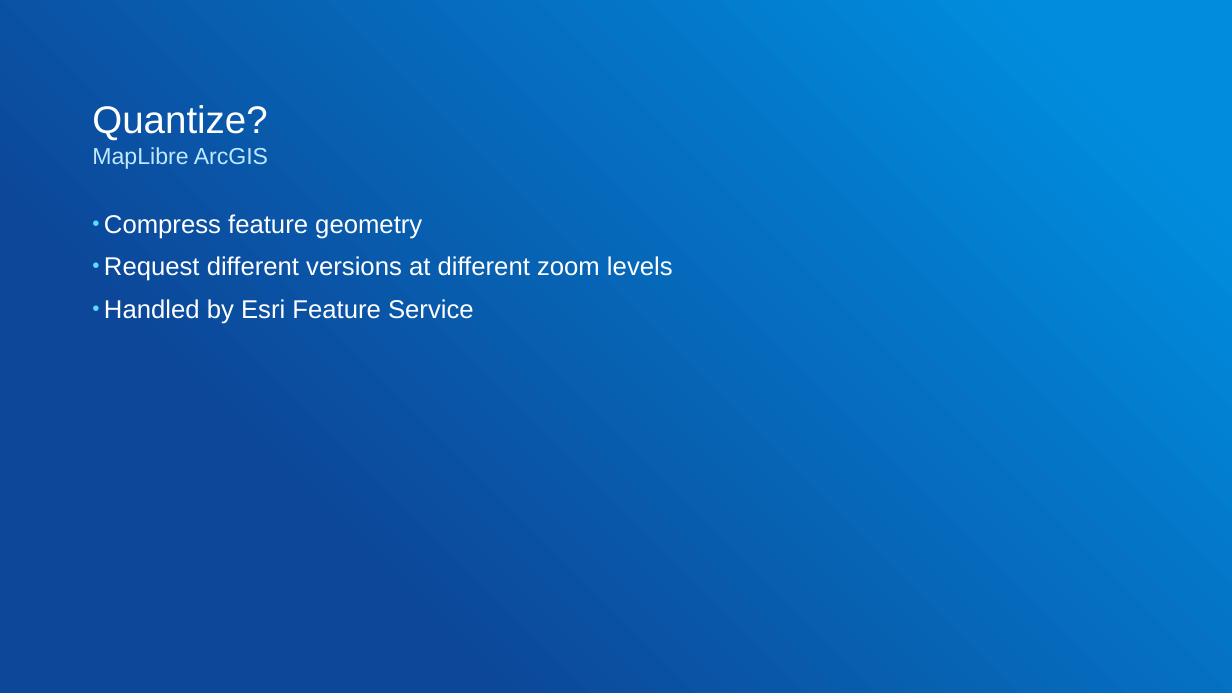
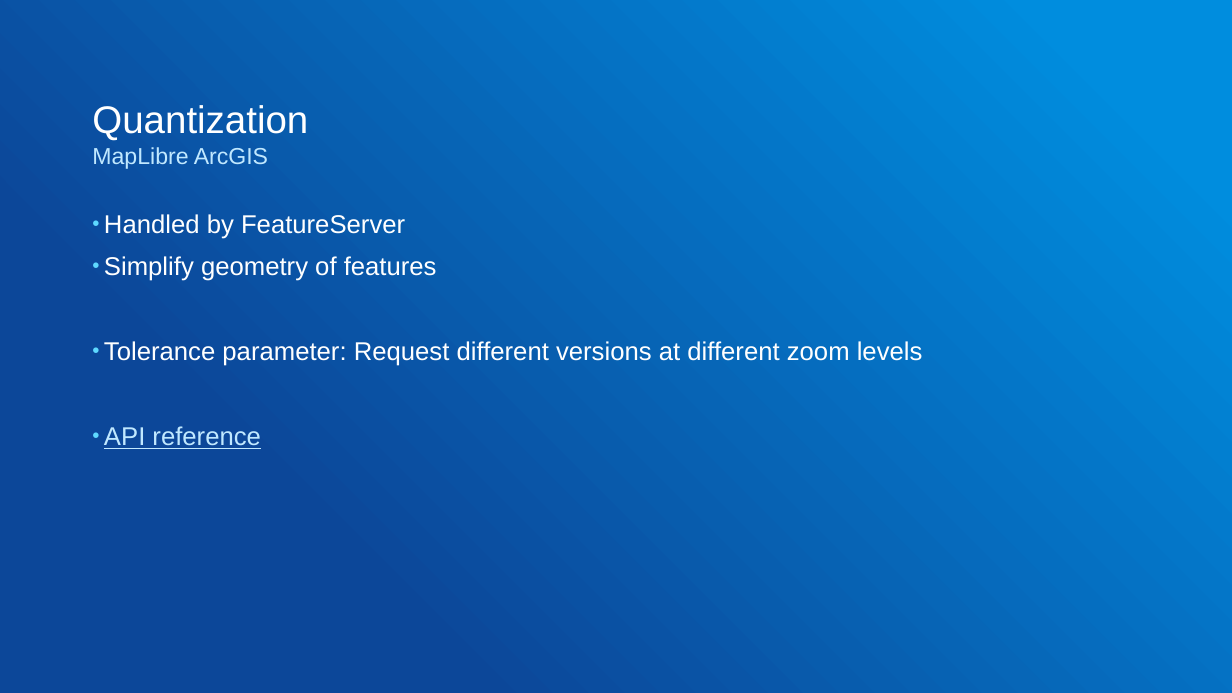
Before and after one commit to gowin20/foss4g-2026-maplibregl-data-visualization, a slide deck: slide 26 of foss4g-optimized-maplibre-queries.pptx (slide 21 before the commit). Drawn at 1232x693 pixels with LibreOffice and Linux fonts; fonts in the diff are those of the drawing. Boxes give left, top, right and bottom in pixels: in the first picture for what was removed or moved away, otherwise in the second. Text is boxed around its words. In the diff, an @@ line names an element or a change of style, - is before the commit and + after.

```diff
--- a/foss4g-optimized-maplibre-queries.pptx
+++ b/foss4g-optimized-maplibre-queries.pptx
@@ title at [92, 105, 308, 141]: text changed @@
-Quantize?
+Quantization
@@ text at [104, 214, 923, 449]: text changed @@
-• Compress feature geometry
-• Request different versions at different zoom levels
-• Handled by Esri Feature Service
+• Handled by FeatureServer
+• Simplify geometry of features
+• Tolerance parameter: Request different versions at different zoom levels
+• API reference
```
Also in this commit, not shown: 12 other slides changed, 10 slides added, 4 slides removed, 1 other file.
